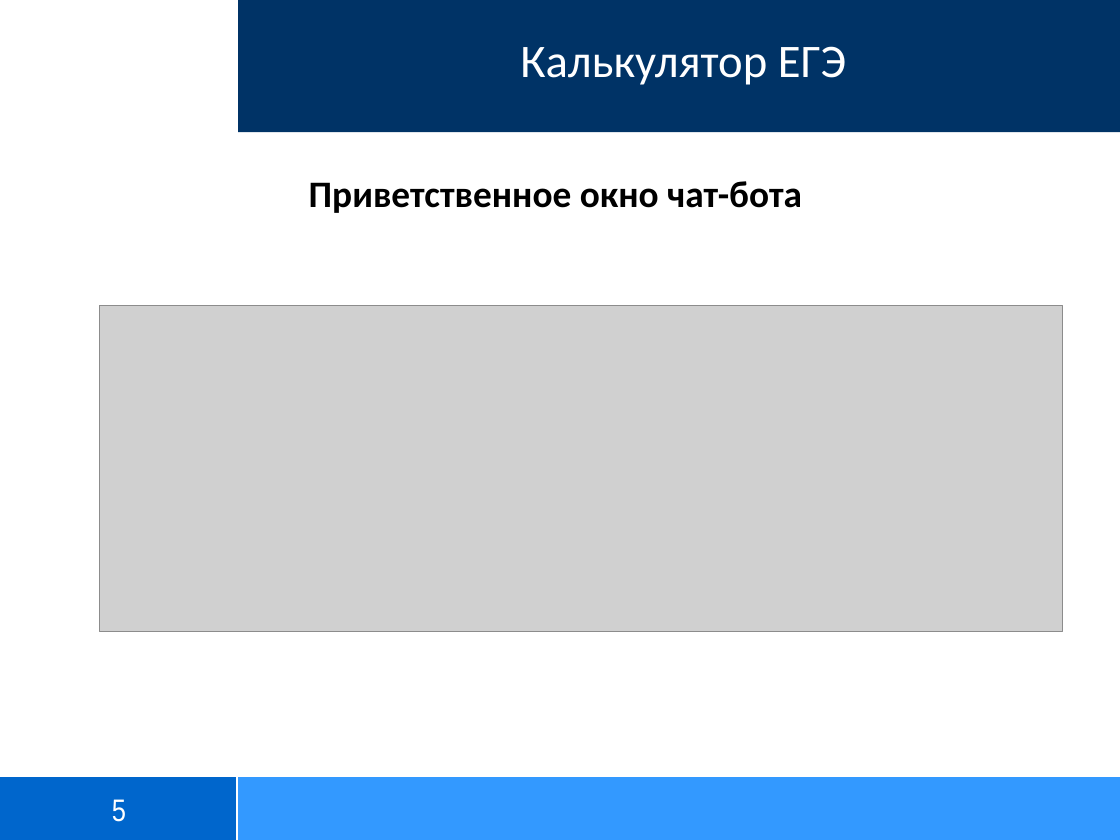
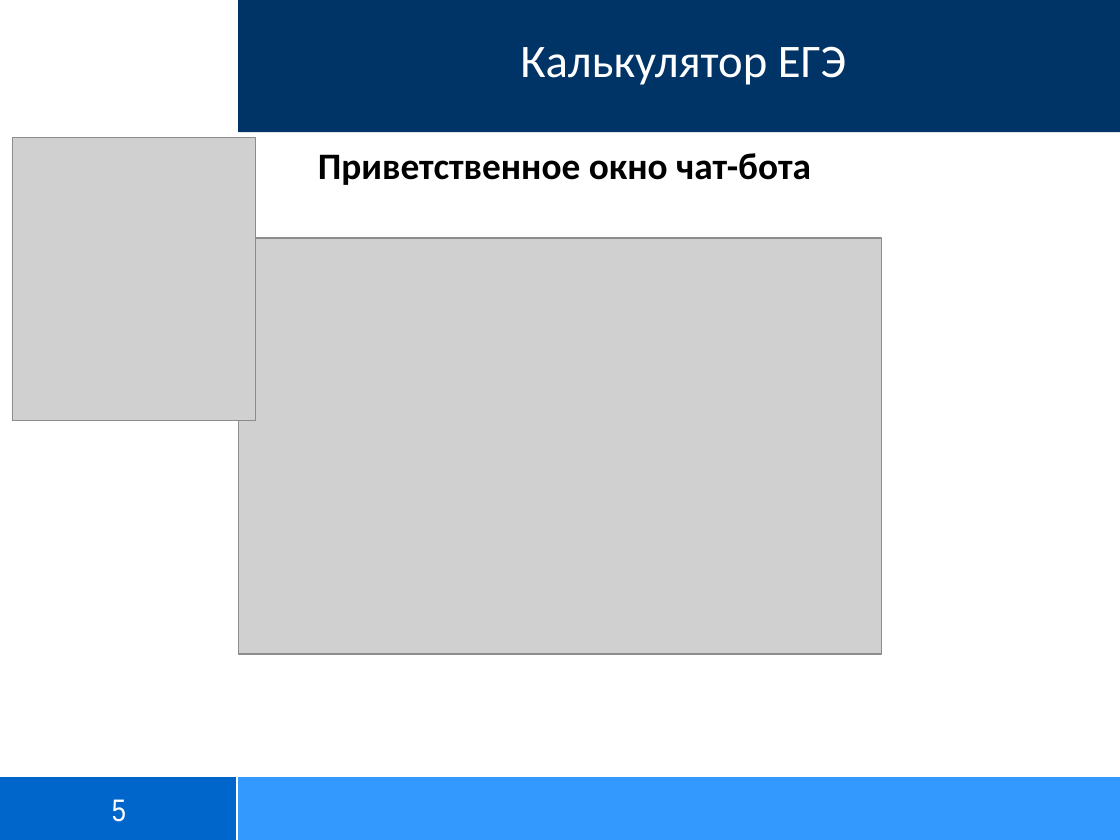
Before and after one commit to TheLost30/telegram_EGE_bot, a slide deck: slide 5 of data/Калькулятор ЕГЭ (Гриб Кирилл).PPTX. Drawn at 1120x840 pixels with LibreOffice and Linux fonts; fonts in the diff are those of the drawing; grey boxes stand for pictures; background and template pictures are left out. Boxes give left, top, right and bottom in pixels: in the first picture for what was removed or moved away, otherwise in the second. Text is boxed around its words. In the diff, an @@ line names an element or a change of style, - is before the commit and + after.

```diff
--- a/data/Калькулятор ЕГЭ (Гриб Кирилл).PPTX
+++ b/data/Калькулятор ЕГЭ (Гриб Кирилл).PPTX
@@ picture added at bbox=[12, 137, 255, 420] @@
@@ text "Приветственное окно чат-бота": place and size @@
-text "Приветственное окно чат-бота" at bbox=[309, 181, 802, 213]
+text "Приветственное окно чат-бота" at bbox=[318, 153, 811, 185]
@@ picture: place and size @@
-picture at bbox=[100, 306, 1063, 632]
+picture at bbox=[239, 237, 881, 654]
```
Also in this commit, not shown: 8 other slides changed.
